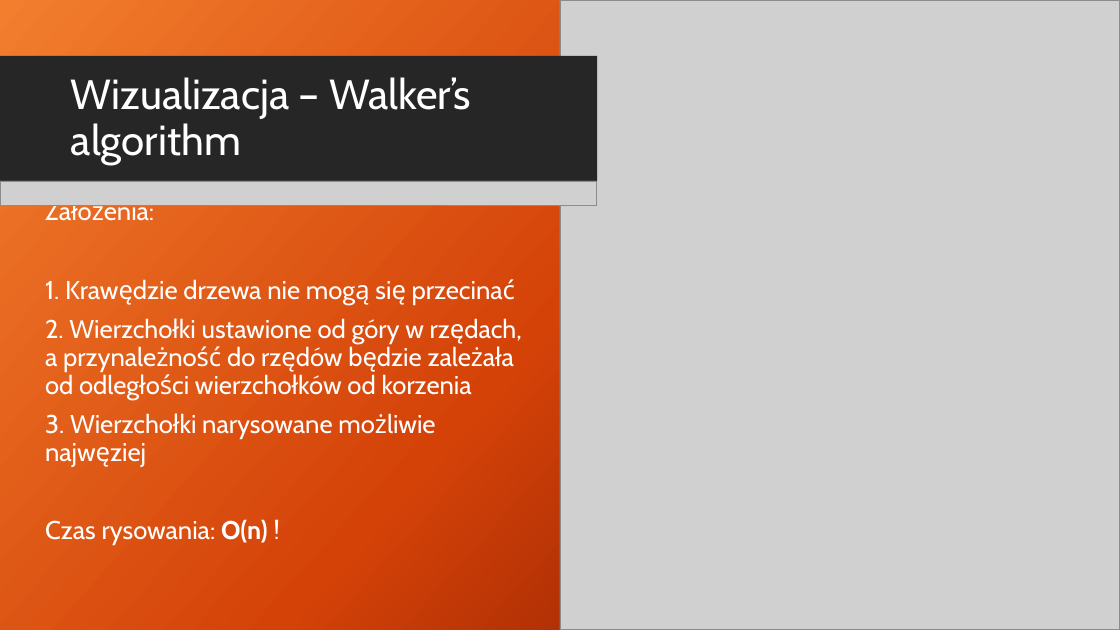
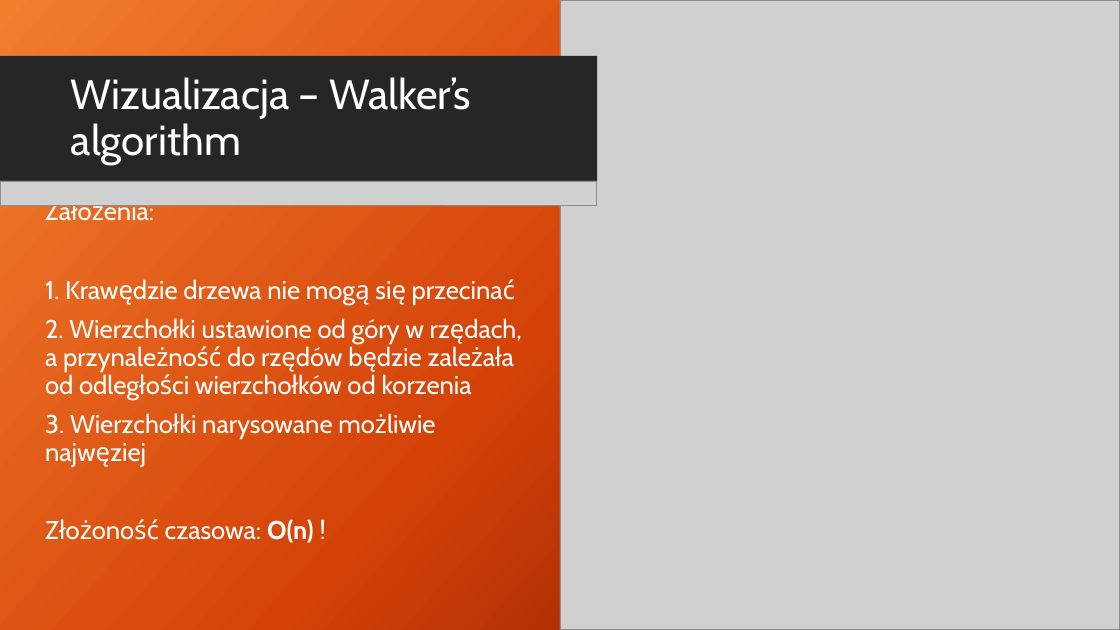
Before and after one commit to patrykf-dev/uct-visualisation-thesis, a slide deck: slide 31 of doc/prezentacja-01/UCT_visualization_presentation.pptx. Drawn at 1120x630 pixels with LibreOffice and Linux fonts; fonts in the diff are those of the drawing; grey boxes stand for pictures; background and template pictures are left out. Boxes give left, top, right and bottom in pixels: in the first picture for what was removed or moved away, otherwise in the second. Text is boxed around its words. In the diff, an @@ line names an element or a change of style, - is before the commit and + after.

Commit message:
Add small fixes

```diff
--- a/doc/prezentacja-01/UCT_visualization_presentation.pptx
+++ b/doc/prezentacja-01/UCT_visualization_presentation.pptx
@@ text at <box>165,519,314,543</box>: text changed @@
-Czas rysowania: O(n) !
+Złożoność czasowa: O(n) !
```
Also in this commit, not shown: 7 other slides changed.
